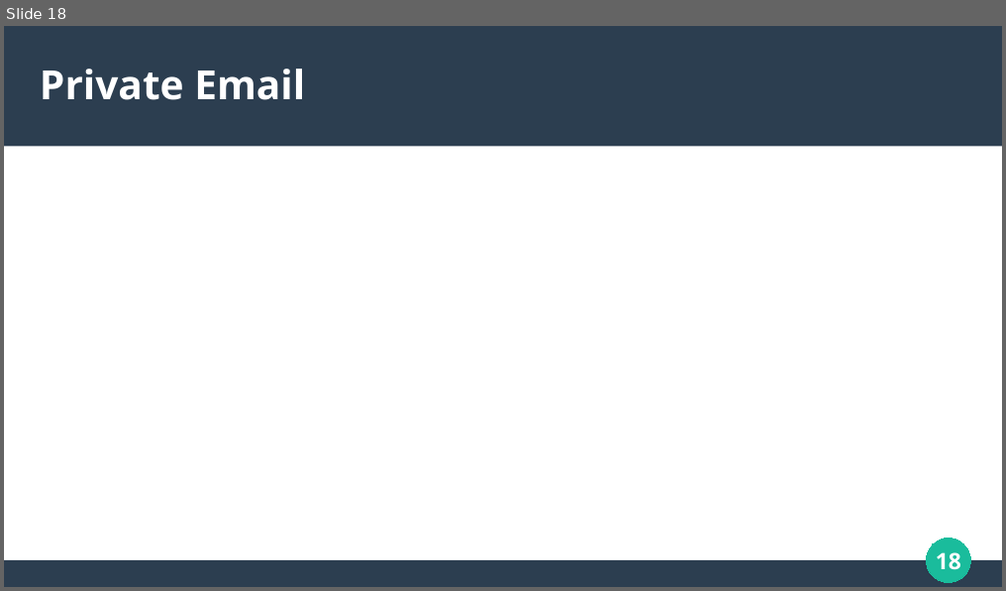
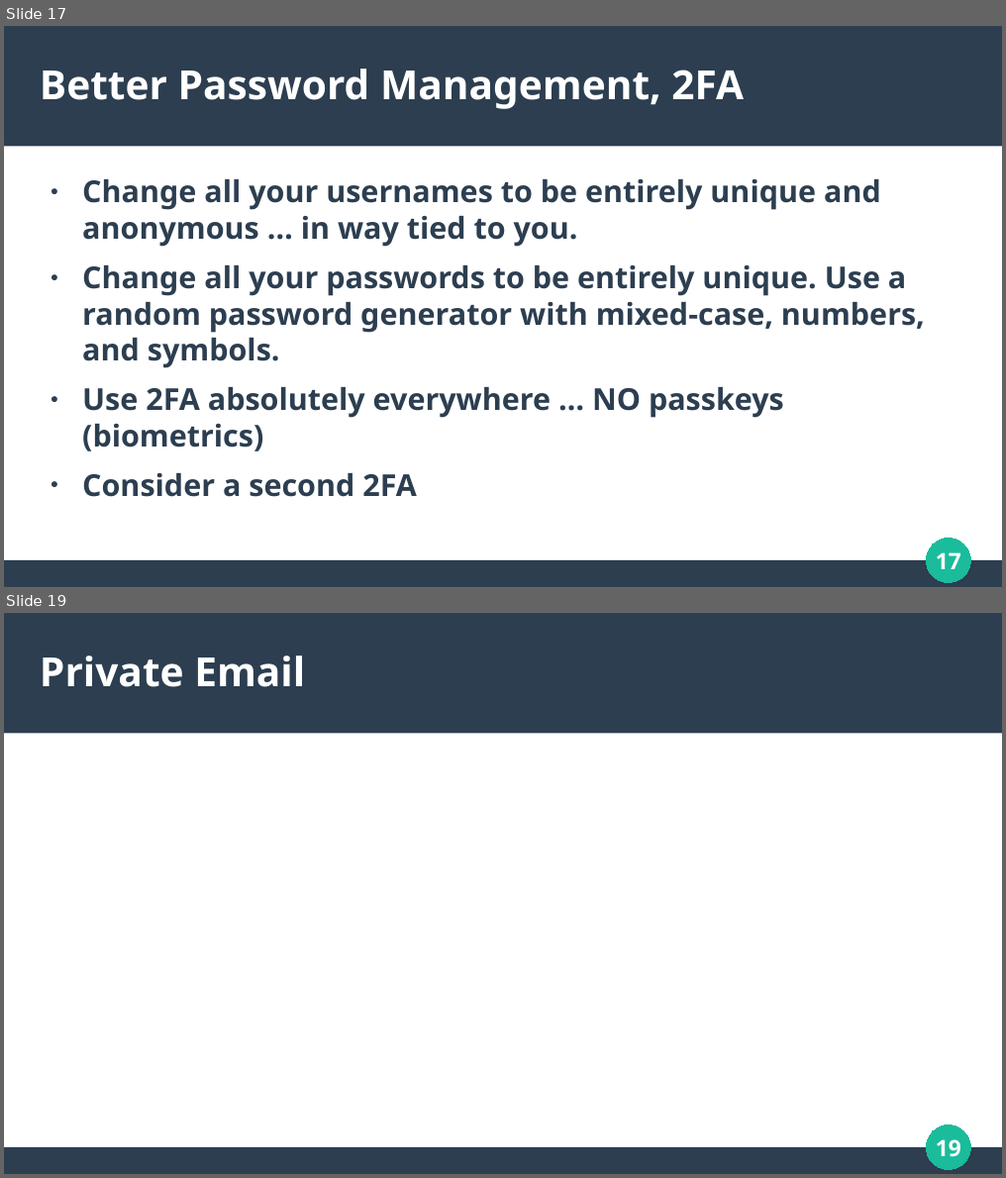
Before and after one commit to RealAsira/OwnYourOSINT, a slide deck: Own Your OSINT.odp. Shown one above the other, each under a label of ours: slide 18 before the commit, slides 17 and 19 after it; the slides between them are not shown. The pictures are 1006x591 and 1006x1178 pixels, drawn with LibreOffice and Linux fonts; fonts in the diff are those of the drawing. Boxes give left, top, right and bottom in pixels: in the first picture for what was removed or moved away, otherwise in the second. Text is boxed around its words. In the diff, an @@ line names an element or a change of style, - is before the commit and + after.

```diff
--- a/Own Your OSINT.odp
+++ b/Own Your OSINT.odp
@@ slide 17 added at (x1=4, y1=26, x2=1002, y2=587), background #FFFFFF; not listed: 3 template elements that a slide beside it also shows @@
@@ title added at (x1=40, y1=69, x2=744, y2=109), 32 pt, text #FFFFFF, bold @@
+Better Password Management, 2FA
@@ text added at (x1=82, y1=179, x2=925, y2=497), 24 pt, text #2C3E50, bold @@
+● Change all your usernames to be entirely unique and anonymous … in way tied to you.
+● Change all your passwords to be entirely unique. Use a random password generator with mixed-case, numbers, and symbols.
+● Use 2FA absolutely everywhere … NO passkeys (biometrics)
+● Consider a second 2FA
@@ page number added at (x1=936, y1=553, x2=961, y2=570), 18 pt, text #FFFFFF, bold @@
+17
@@ what was slide 18 is now slide 19 @@
@@ page number at (x1=936, y1=1140, x2=961, y2=1157): text changed @@
-18
+19
```
Also in this commit, not shown: 12 slides changed, 6 other slides added, 5 slides removed.
